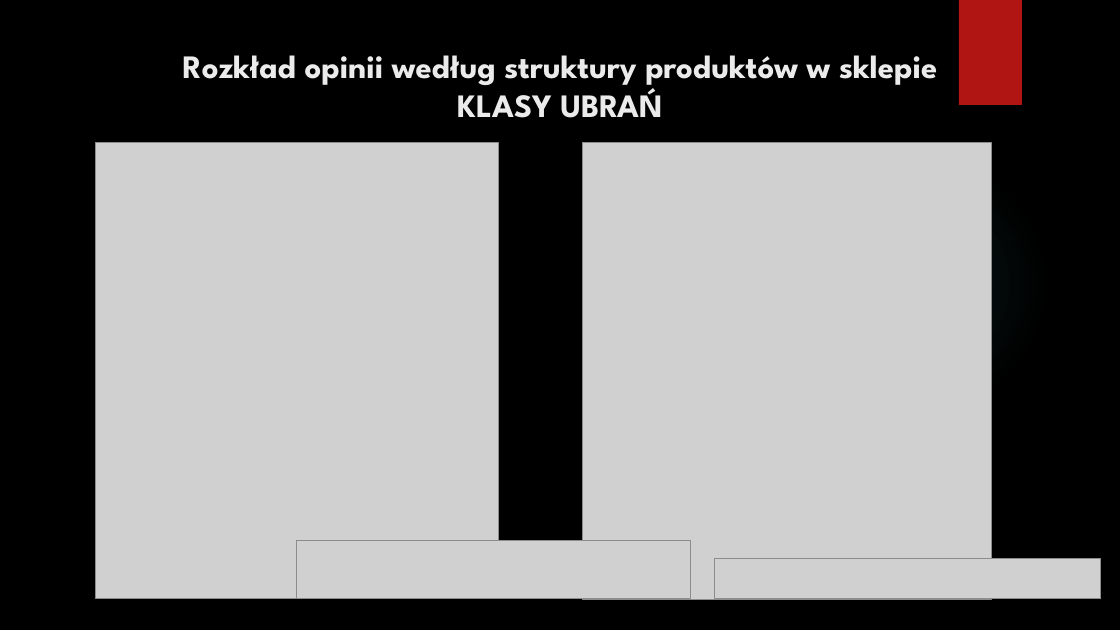
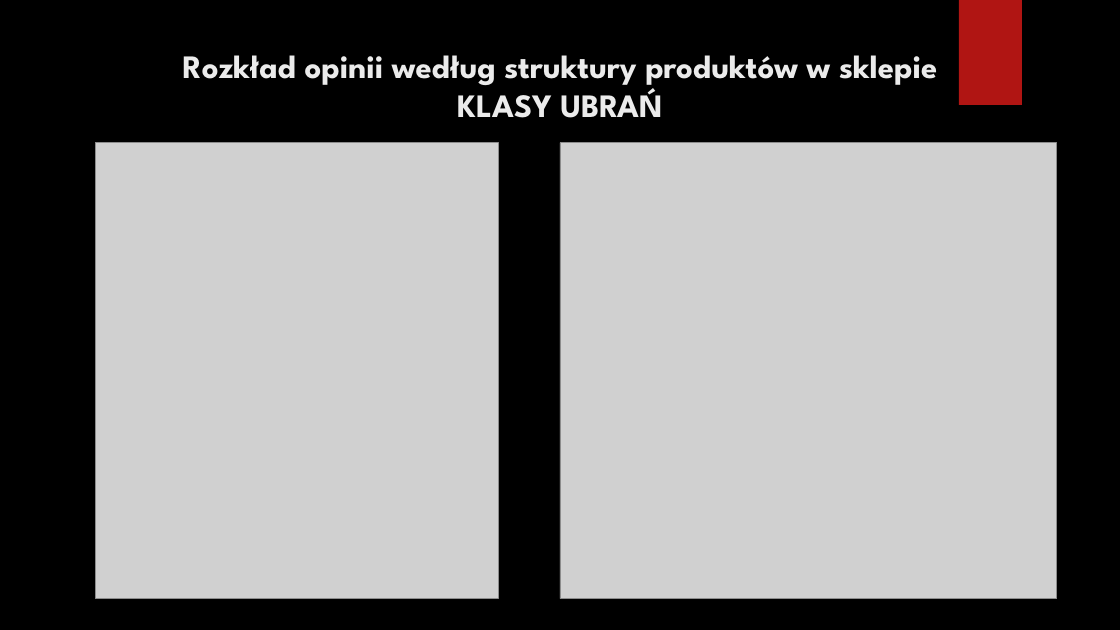
Before and after one commit to infoshareacademy/jdsz3-TeamA, a slide deck: slide 20 of ProjektPython/Prezentacja/prezentacja.pptx (slide 19 before the commit). Drawn at 1120x630 pixels with LibreOffice and Linux fonts; fonts in the diff are those of the drawing; grey boxes stand for pictures; background and template pictures are left out. Boxes give left, top, right and bottom in pixels: in the first picture for what was removed or moved away, otherwise in the second. Text is boxed around its words. In the diff, an @@ line names an element or a change of style, - is before the commit and + after.

```diff
--- a/ProjektPython/Prezentacja/prezentacja.pptx
+++ b/ProjektPython/Prezentacja/prezentacja.pptx
@@ picture: place and size @@
-picture at (582, 143, 992, 599)
+picture at (560, 143, 1058, 599)
@@ ellipse removed at (791, 154, 1049, 413) @@
@@ picture removed at (297, 541, 691, 599) @@
@@ picture removed at (715, 559, 1101, 599) @@
```
Also in this commit, not shown: 4 other slides changed, 1 slide added, 1 other file.
